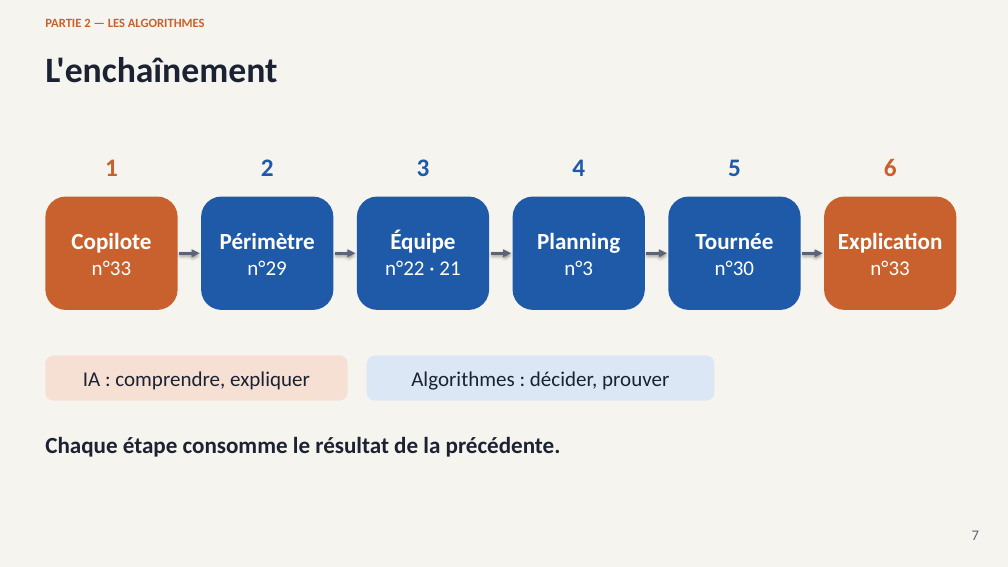
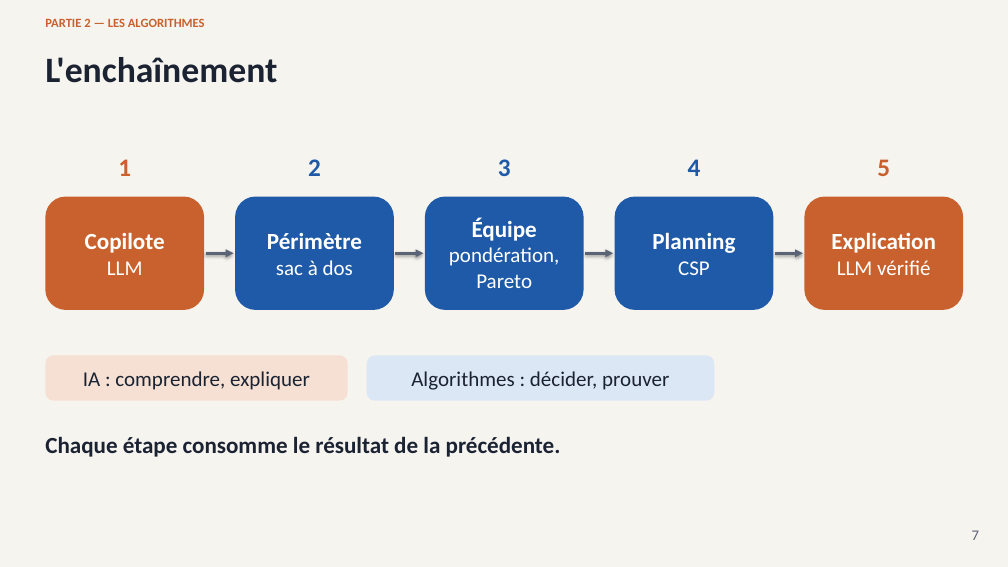
Before and after one commit to andokevin/smartbricks, a slide deck: slide 7 of docs/SmartBricks_presentation.pptx. Drawn at 1008x567 pixels with LibreOffice and Linux fonts; fonts in the diff are those of the drawing. Boxes give left, top, right and bottom in pixels: in the first picture for what was removed or moved away, otherwise in the second. Text is boxed around its words. In the diff, an @@ line names an element or a change of style, - is before the commit and + after.

```diff
--- a/docs/SmartBricks_presentation.pptx
+++ b/docs/SmartBricks_presentation.pptx
@@ text "1": place and size @@
-text "1" at (105, 159, 118, 176)
+text "1" at (118, 159, 131, 176)
@@ text "2": place and size @@
-text "2" at (261, 159, 274, 176)
+text "2" at (308, 159, 321, 176)
@@ text "3": place and size @@
-text "3" at (417, 159, 430, 176)
+text "3" at (498, 159, 511, 176)
@@ text "4": place and size @@
-text "4" at (572, 159, 585, 176)
+text "4" at (688, 159, 701, 176)
@@ text "5": place and size @@
-text "5" at (728, 159, 741, 176)
+text "5" at (877, 159, 890, 176)
@@ text "5" at (877, 159, 890, 176): text colour #1E5AA8 to #C8612D @@
@@ text removed at (884, 159, 897, 176) @@
-6
@@ rounded rectangle "Copilote": place and size @@
-rounded rectangle "Copilote" at (45, 197, 178, 310)
+rounded rectangle "Copilote" at (45, 197, 204, 310)
@@ rounded rectangle "Périmètre": place and size @@
-rounded rectangle "Périmètre" at (201, 197, 333, 310)
+rounded rectangle "Périmètre" at (235, 197, 394, 310)
@@ rounded rectangle removed at (357, 197, 489, 310) @@
-Équipe
-n°22 · 21
@@ rounded rectangle added at (425, 197, 584, 310), fill #1E5AA8, 20 pt, text #FFFFFF @@
+Équipe
+pondération, Pareto
@@ rounded rectangle "Planning": place and size @@
-rounded rectangle "Planning" at (513, 197, 645, 310)
+rounded rectangle "Planning" at (615, 197, 774, 310)
@@ rounded rectangle removed at (668, 197, 801, 310) @@
-Tournée
-n°30
@@ rounded rectangle "Explication": place and size @@
-rounded rectangle "Explication" at (824, 197, 957, 310)
+rounded rectangle "Explication" at (805, 197, 963, 310)
@@ text in rounded rectangle at (107, 261, 143, 275): text changed @@
-n°33
+LLM
@@ arrow moved from (179, 253) - (200, 253) to (206, 253) - (234, 253) @@
@@ text in rounded rectangle at (276, 260, 353, 275): text changed @@
-n°29
+sac à dos
@@ arrow moved from (335, 253) - (355, 253) to (395, 253) - (423, 253) @@
@@ arrow removed from (491, 253) to (511, 253) @@
@@ arrow moved from (647, 253) - (667, 253) to (585, 253) - (613, 253) @@
@@ text in rounded rectangle at (678, 261, 710, 275): text changed @@
-n°3
+CSP
@@ arrow moved from (802, 253) - (823, 253) to (775, 253) - (803, 253) @@
@@ text in rounded rectangle at (837, 260, 930, 275): text changed @@
-n°33
+LLM vérifié
```
Also in this commit, not shown: 18 other slides changed, 2 slides removed, 3 other files.
